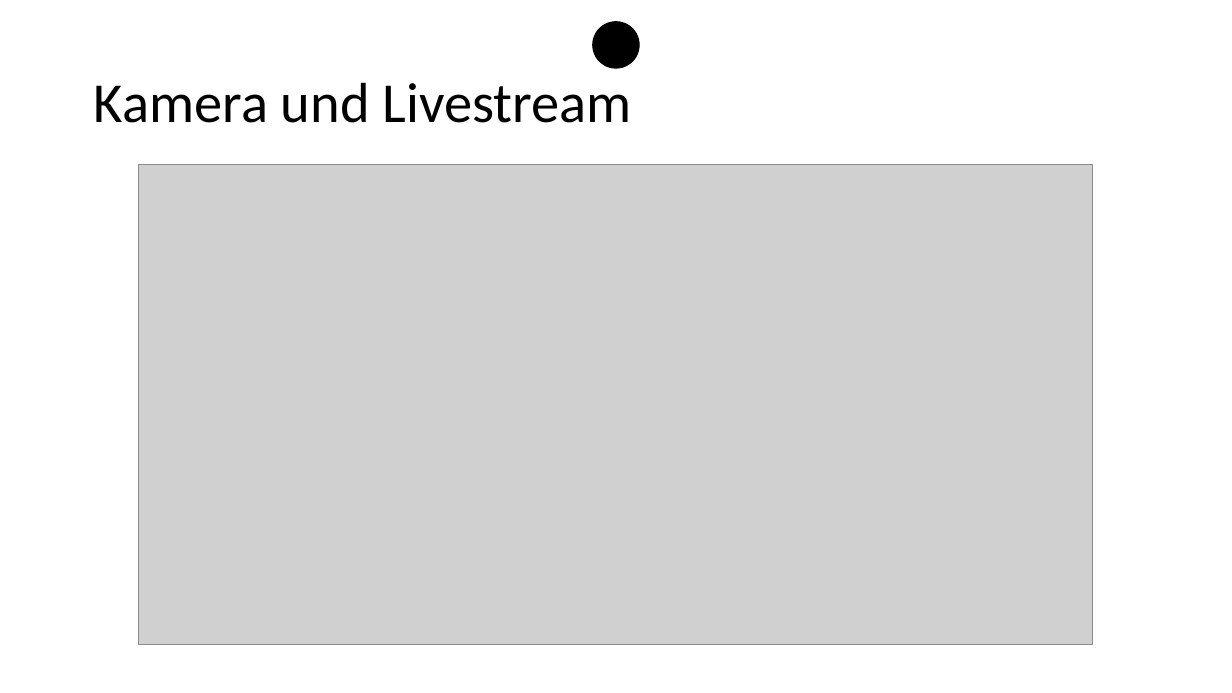
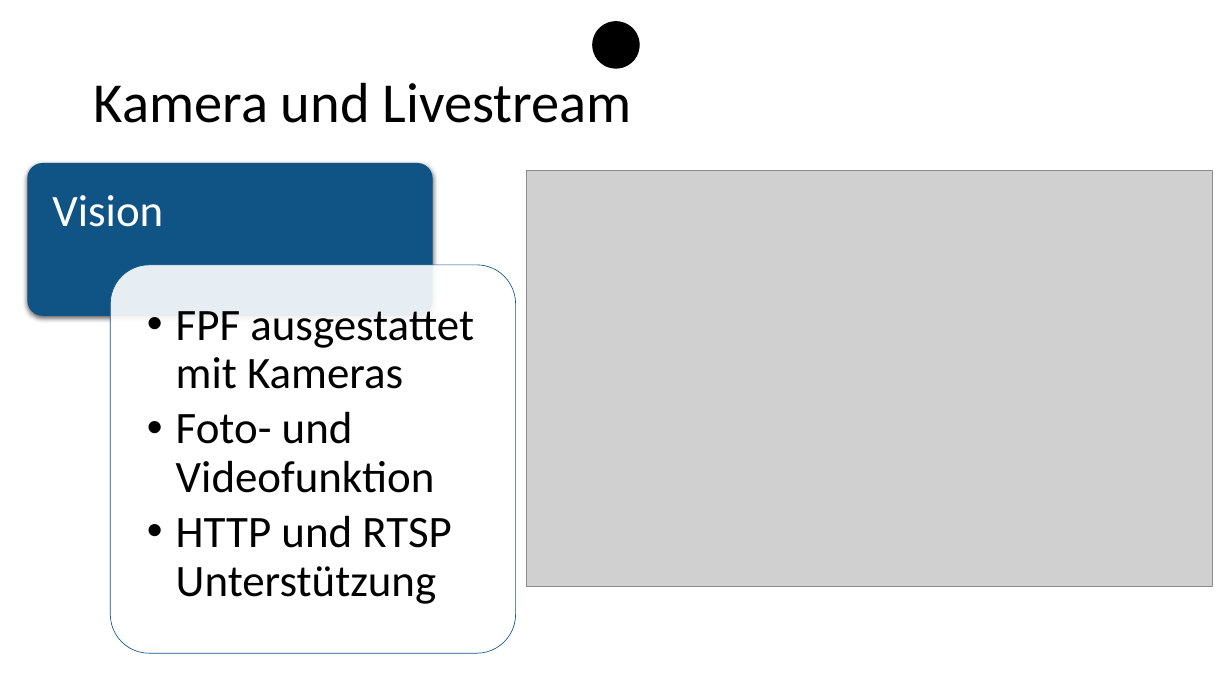
Before and after one commit to benjamin-leiding/FarmInsight-Dashboard-Backend, a slide deck: slide 8 of SmartFarm Insights.pptx. Drawn at 1232x693 pixels with LibreOffice and Linux fonts; fonts in the diff are those of the drawing; grey boxes stand for pictures. Boxes give left, top, right and bottom in pixels: in the first picture for what was removed or moved away, otherwise in the second. Text is boxed around its words. In the diff, an @@ line names an element or a change of style, - is before the commit and + after.

Commit message:
2. Präsentation V2

```diff
--- a/SmartFarm Insights.pptx
+++ b/SmartFarm Insights.pptx
@@ picture removed at (139,165,1092,644) @@
@@ picture added at (526,171,1212,587) @@
@@ group added at (28,163,516,653): 2 rounded rectangles, 2 texts @@
+Vision
+  • FPF ausgestattet mit Kameras
+  • Foto- und Videofunktion
+  • HTTP und RTSP Unterstützung
```
Also in this commit, not shown: 2 other slides changed, 1 slide added, 1 slide removed.
